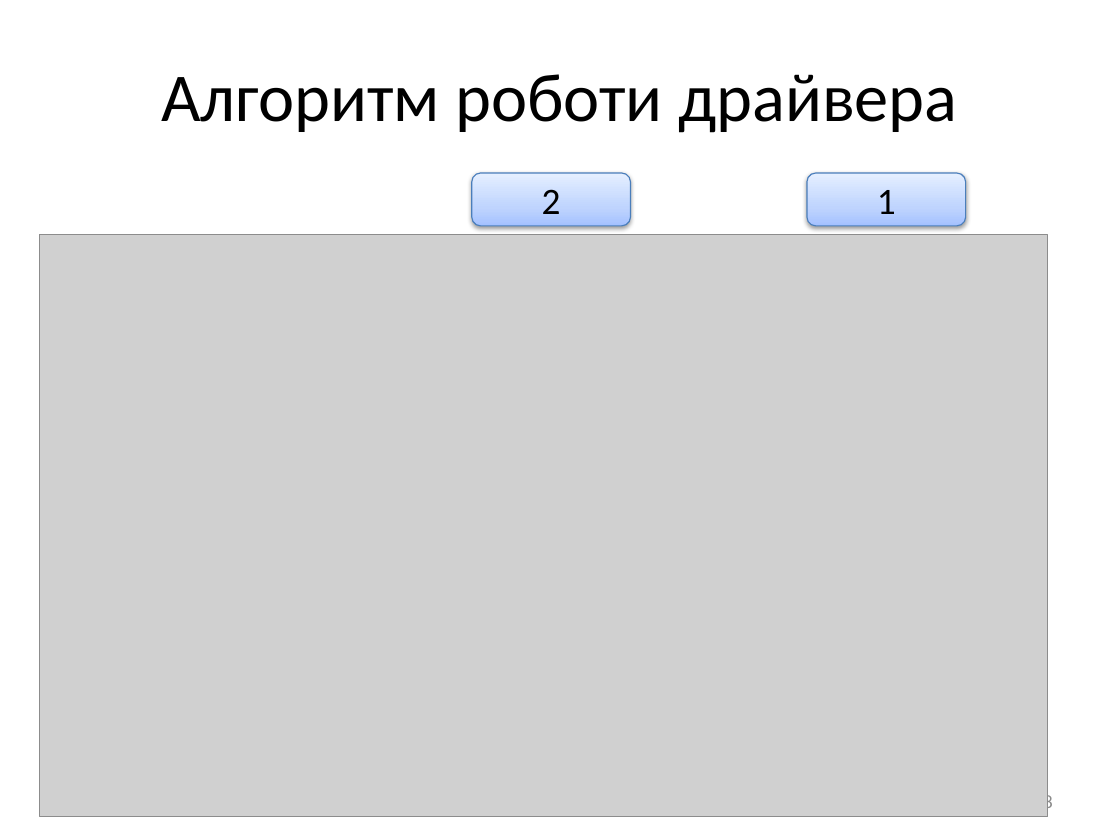
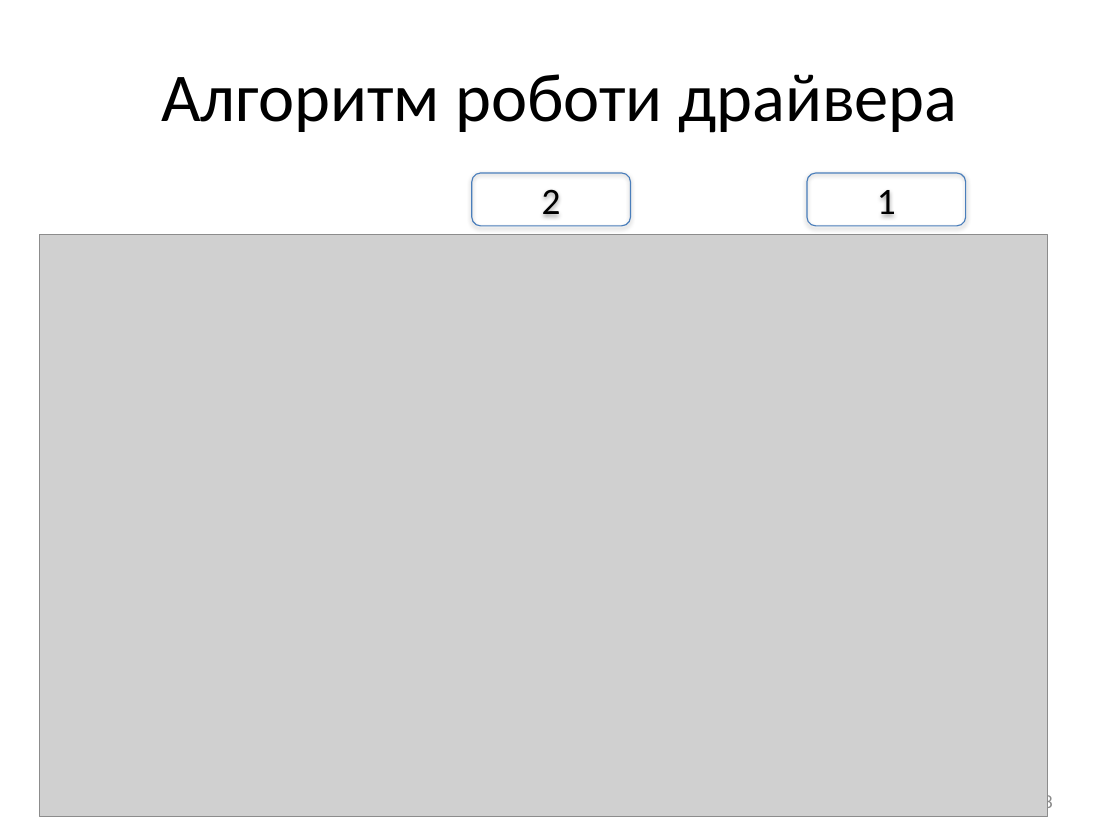
Before and after one commit to DoctorScrept/Temp, a slide deck: slide 8 of Report/DiplomReportPrint.pptx. Drawn at 1120x840 pixels with LibreOffice and Linux fonts; fonts in the diff are those of the drawing; grey boxes stand for pictures. Boxes give left, top, right and bottom in pixels: in the first picture for what was removed or moved away, otherwise in the second. Text is boxed around its words. In the diff, an @@ line names an element or a change of style, - is before the commit and + after.

```diff
--- a/Report/DiplomReportPrint.pptx
+++ b/Report/DiplomReportPrint.pptx
@@ rounded rectangle "2" at [472, 174, 631, 226]: fill gradient #A4C4FF to #BFD4FF to #E6EEFF to none @@
@@ rounded rectangle "1" at [806, 174, 965, 226]: fill gradient #A4C4FF to #BFD4FF to #E6EEFF to none @@
```
Also in this commit, not shown: 2 other slides changed, 1 other file.
